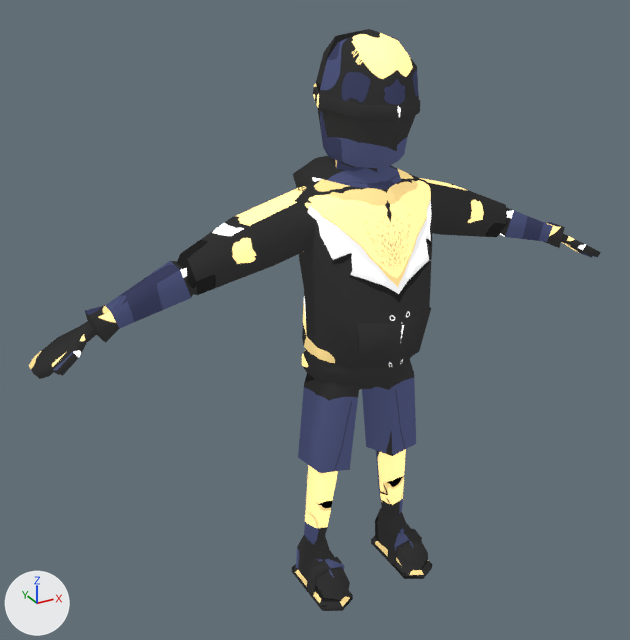
The Blender file Assets/3D Assets/npc 2.blend as it was, and as the next commit left it.
The view is the same before and after, from a 50 mm camera at (-3.24, -5.17, 4.88) aimed at (-0.31, 0.15, 2.22). The axes (+X, +Y, +Z) are drawn at lower left. The lights are the same throughout.
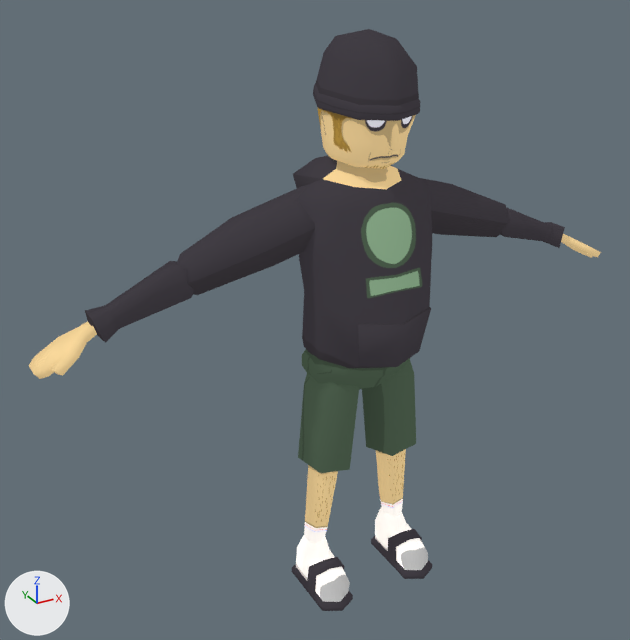
Edits to the bpy script that builds the scene:
```text
Add img_npc_2_png:
    img_npc_2_png = load_image('npc 2.png', 'npc 2.png', 1024, 1024, 'sRGB')
Change mat_material:
    where n2 = _N.new('ShaderNodeTexImage'); n2.name = 'Image Texture'
    n2.image: img_untitled -> img_npc_2_png
    where n3 = _N.new('ShaderNodeTexImage'); n3.name = 'Image Texture.001'
    n3.image: img_untitled -> img_npc_2_png
```

Boxes (x1, y1, x2, y2) around the edits, measured in the pictures (630 x 640 px):
'Cube', surface changed
    both: (29, 29, 601, 611)
